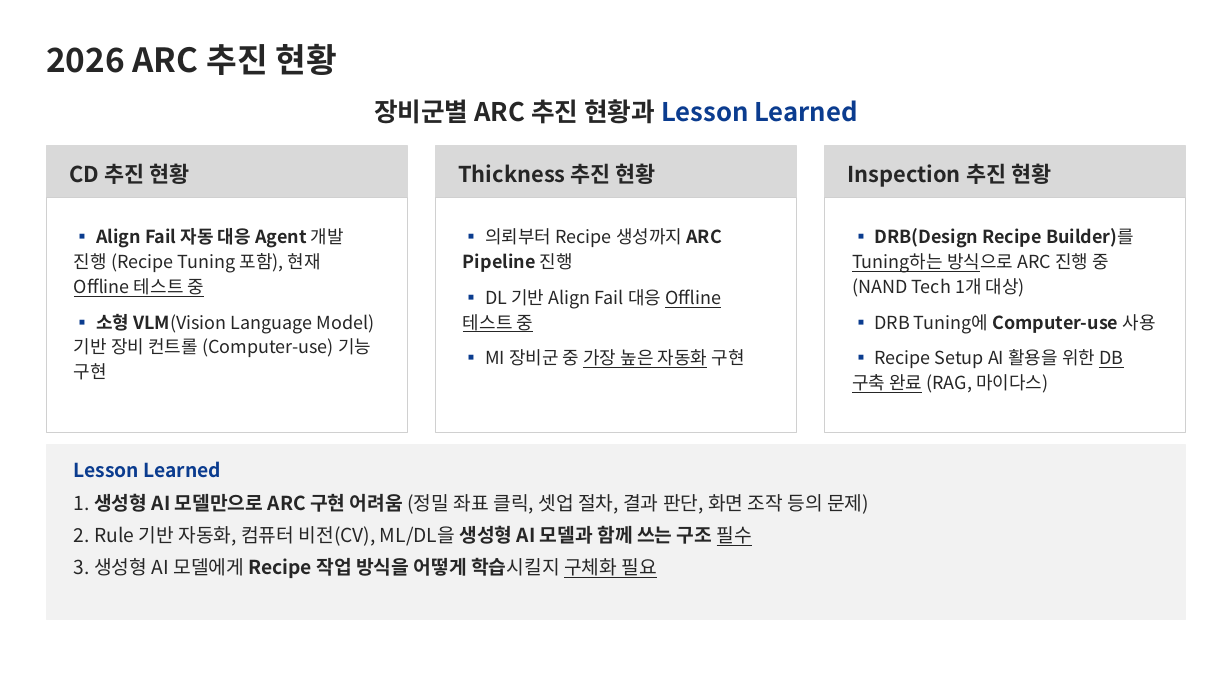
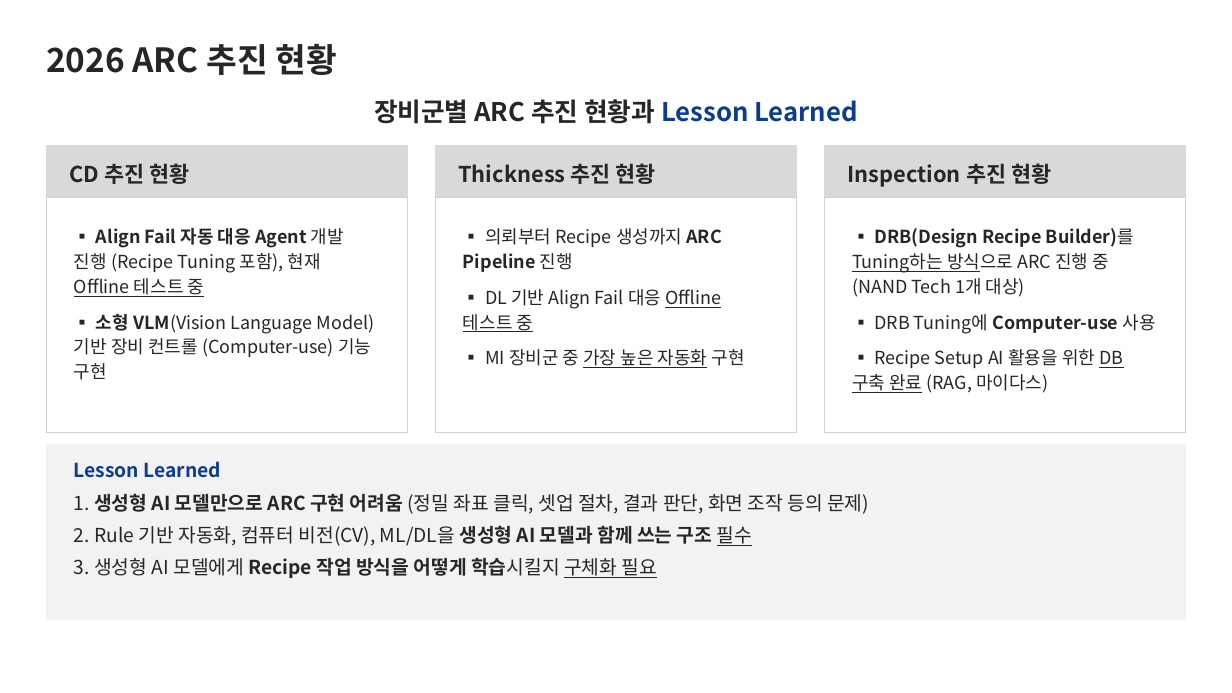
Before and after one commit to DarrenKoi/pm_notes, a slide deck: slide 2 of my-task/arc-tf/deliverables/arc-tf-team-full.pptx. Drawn at 1232x693 pixels with LibreOffice and Linux fonts; fonts in the diff are those of the drawing. Boxes give left, top, right and bottom in pixels: in the first picture for what was removed or moved away, otherwise in the second. Text is boxed around its words. In the diff, an @@ line names an element or a change of style, - is before the commit and + after.

```diff
--- a/my-task/arc-tf/deliverables/arc-tf-team-full.pptx
+++ b/my-task/arc-tf/deliverables/arc-tf-team-full.pptx
@@ text "▪ Align Fail 자동 대응 ..." at [74,228,375,380]: text colour #0B3C8F to #262626 in "▪", "▪" @@
@@ text "▪ 의뢰부터 Recipe 생성까지 ARC ..." at [463,228,745,368]: text colour #0B3C8F to #262626 in "▪", "▪", "▪" @@
@@ text "▪ DRB(Design Recipe Builder)를 Tuning하는 ..." at [852,228,1156,393]: text colour #0B3C8F to #262626 in "▪", "▪", "▪" @@
```
Also in this commit, not shown: 7 other slides changed, 4 other files.
